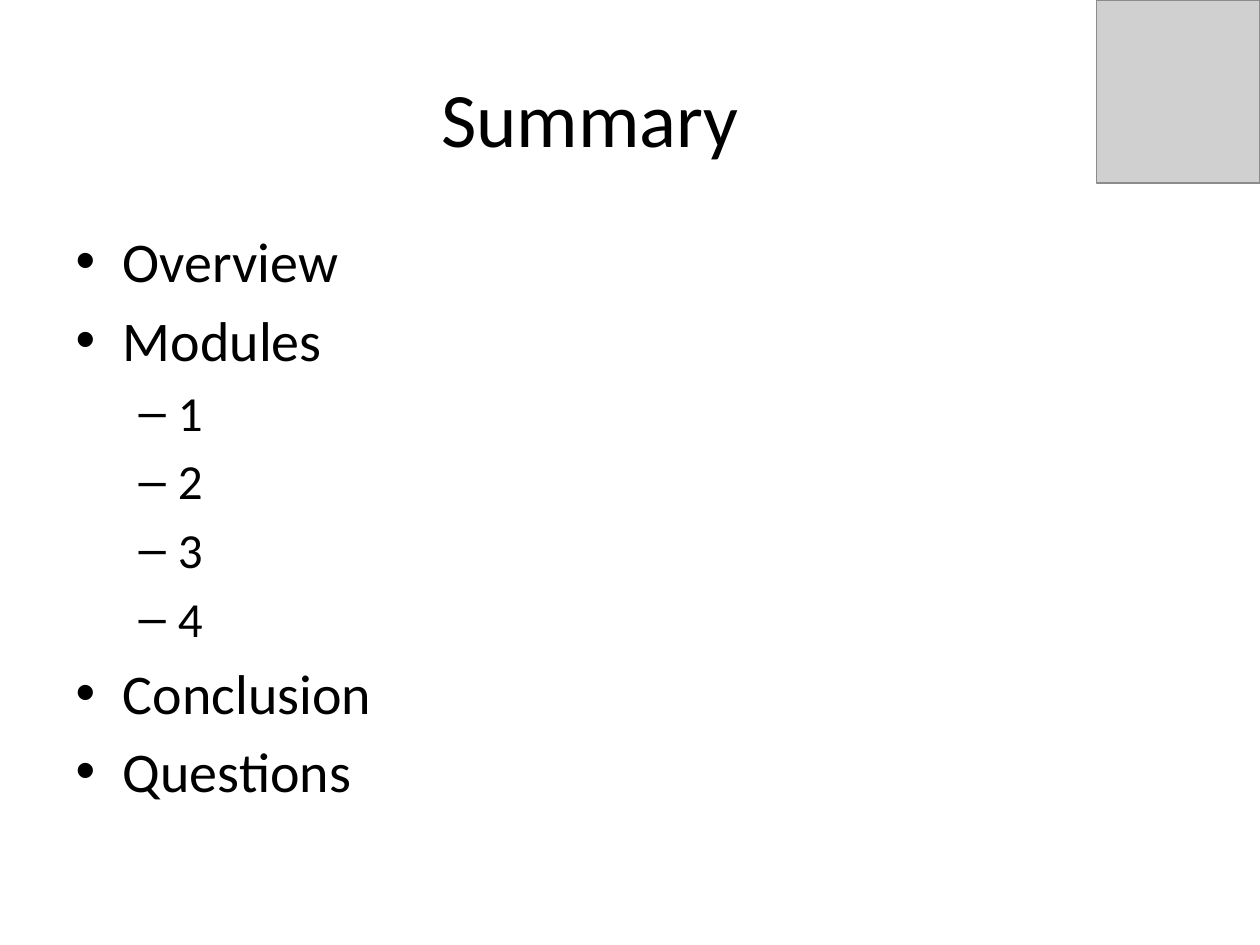
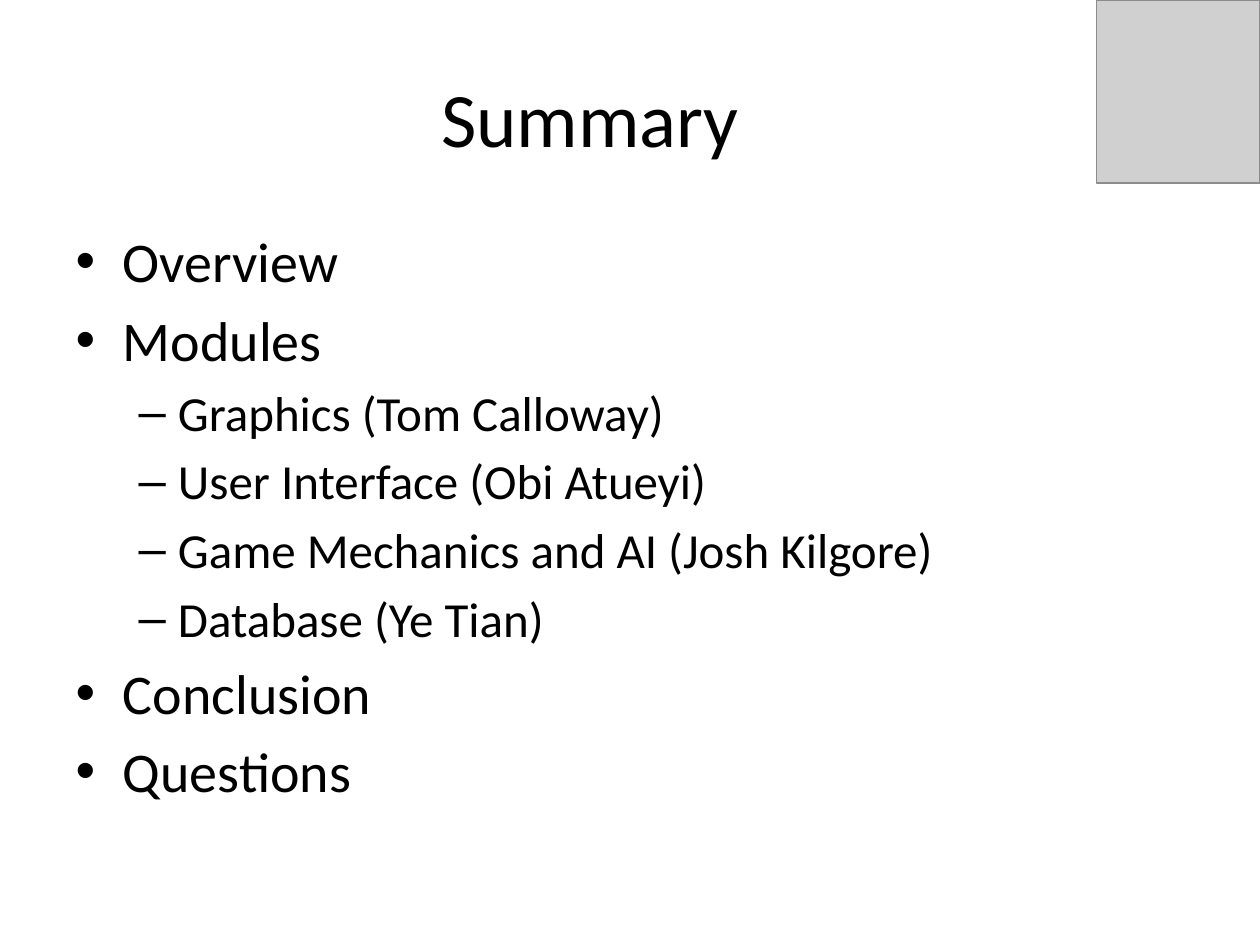
Before and after one commit to idxExtropy/duel-reality, a slide deck: slide 2 of Docs/DUEL REALITY .pptx. Drawn at 1260x945 pixels with LibreOffice and Linux fonts; fonts in the diff are those of the drawing; grey boxes stand for pictures. Boxes give left, top, right and bottom in pixels: in the first picture for what was removed or moved away, otherwise in the second. Text is boxed around its words. In the diff, an @@ line names an element or a change of style, - is before the commit and + after.

Commit message:
Committed Josh's changes

```diff
--- a/Docs/DUEL REALITY .pptx
+++ b/Docs/DUEL REALITY .pptx
@@ text at <box>178,395,932,644</box>: text changed @@
-  – 1
-  – 2
-  – 3
-  – 4
+  – Graphics (Tom Calloway)
+  – User Interface (Obi Atueyi)
+  – Game Mechanics and AI (Josh Kilgore)
+  – Database (Ye Tian)
```
Also in this commit, not shown: 8 other slides changed, 8 slides added, 4 slides removed.
